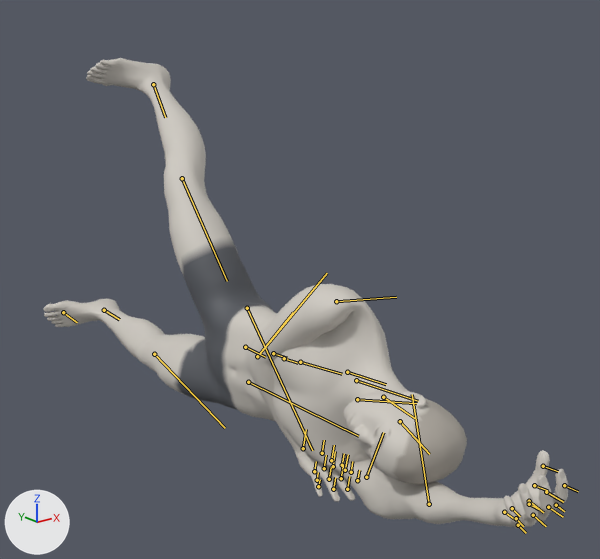
The glTF model exports/hip-abduction.glb, before and after one commit.
Rendered twice from a 50 mm lens placed at (-1.26, -1.81, 1.07), pointed at (0.06, -0.16, 0.41). Arrows for +X, +Y and +Z are at lower left; the lights stay in place. The picture after the commit comes second. Both versions are drawn at frame 54 of the action 'hip-abduction_right'; the numbers are the values there. The bones that change, and the others that lie on the model, are drawn over the model as lines.
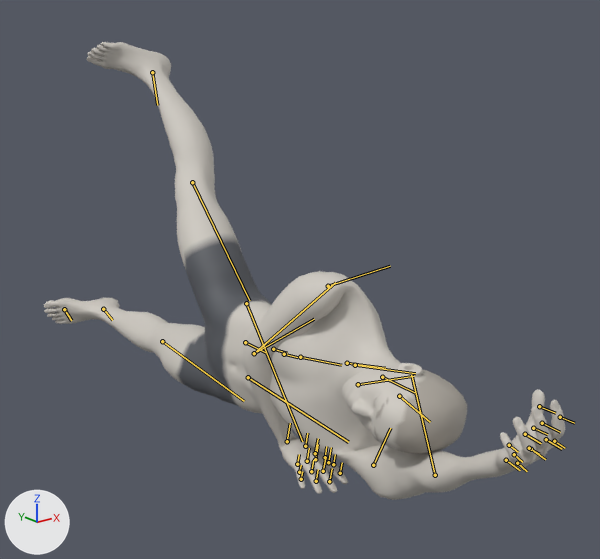
The change, as a diff of the scene's bpy script:
```diff
--- a/exports/hip-abduction.glb.py
+++ b/exports/hip-abduction.glb.py
@@ bone_pelvis @@
 bone_pelvis = bpy.data.objects['Body'].pose.bones['pelvis']  # child of 'Root'
-bone_pelvis.location = (0.003, -0.788, 0.011)
+bone_pelvis.location = (0.003, -0.774, 0.011)
@@ bone_spine_02 @@
 bone_spine_02 = bpy.data.objects['Body'].pose.bones['spine_02']  # child of 'spine_01'
-bone_spine_02.rotation_quaternion = (1.0, 0.008, 0.0, 0.0)  # degrees (1, 0, 0)
+bone_spine_02.rotation_quaternion = (1.0, 0.02, 0.0, 0.0)  # degrees (2, 0, 0)
@@ bone_spine_03 @@
 bone_spine_03 = bpy.data.objects['Body'].pose.bones['spine_03']  # child of 'spine_02'
-bone_spine_03.rotation_quaternion = (1.0, 0.008, 0.0, 0.0)  # degrees (1, 0, 0)
+bone_spine_03.rotation_quaternion = (1.0, 0.02, 0.0, 0.0)  # degrees (2, 0, 0)
@@ bone_spine_04 @@
 bone_spine_04 = bpy.data.objects['Body'].pose.bones['spine_04']  # child of 'spine_03'
-bone_spine_04.rotation_quaternion = (1.0, -0.016, 0.0, 0.0)  # degrees (-2, 0, 0)
+bone_spine_04.rotation_quaternion = (1.0, 0.023, 0.0, 0.0)  # degrees (3, 0, 0)
@@ bone_upperarm_r @@
 bone_upperarm_r = bpy.data.objects['Body'].pose.bones['upperarm_r']  # child of 'clavicle_r'
-bone_upperarm_r.rotation_quaternion = (0.501, 0.137, 0.852, 0.066)  # degrees (-27, 123, -33)
+bone_upperarm_r.rotation_quaternion = (0.483, 0.103, 0.867, 0.068)  # degrees (-22, 125, -25)
@@ bone_lowerarm_r @@
 bone_lowerarm_r = bpy.data.objects['Body'].pose.bones['lowerarm_r']  # child of 'upperarm_r'
-bone_lowerarm_r.rotation_quaternion = (0.967, -0.142, 0.168, 0.131)  # degrees (-14, 21, 13)
+bone_lowerarm_r.rotation_quaternion = (0.983, -0.105, 0.152, 0.002)  # degrees (-12, 17, -2)
@@ bone_hand_r @@
 bone_hand_r = bpy.data.objects['Body'].pose.bones['hand_r']  # child of 'lowerarm_r'
-bone_hand_r.rotation_quaternion = (-0.688, 0.688, 0.144, -0.182)  # degrees (-89, 3, 27)
+bone_hand_r.rotation_quaternion = (-0.655, 0.677, 0.241, -0.233)  # degrees (-92, 0, 39)
@@ bone_thigh_l @@
 bone_thigh_l = bpy.data.objects['Body'].pose.bones['thigh_l']  # child of 'pelvis'
-bone_thigh_l.rotation_quaternion = (0.999, -0.001, -0.001, 0.033)  # degrees (0, 0, 4)
+bone_thigh_l.rotation_quaternion = (1.0, -0.023, 0.0, -0.006)  # degrees (-3, 0, -1)
@@ bone_calf_l @@
 bone_calf_l = bpy.data.objects['Body'].pose.bones['calf_l']  # child of 'thigh_l'
-bone_calf_l.rotation_quaternion = (0.995, -0.072, 0.01, -0.072)  # degrees (-8, 1, -8)
+bone_calf_l.rotation_quaternion = (1.0, -0.017, 0.002, 0.002)  # degrees (-2, 0, 0)
@@ bone_foot_l @@
 bone_foot_l = bpy.data.objects['Body'].pose.bones['foot_l']  # child of 'calf_l'
-bone_foot_l.rotation_quaternion = (0.995, 0.098, -0.016, -0.002)  # degrees (11, -2, 0)
+bone_foot_l.rotation_quaternion = (0.991, 0.058, -0.01, -0.119)  # degrees (7, 0, -14)
@@ bone_thigh_r @@
 bone_thigh_r = bpy.data.objects['Body'].pose.bones['thigh_r']  # child of 'pelvis'
-bone_thigh_r.rotation_quaternion = (0.927, -0.371, 0.036, -0.04)  # degrees (-44, 2, -6)
+bone_thigh_r.rotation_quaternion = (0.946, -0.31, 0.011, -0.098)  # degrees (-36, -2, -11)
@@ bone_calf_r @@
 bone_calf_r = bpy.data.objects['Body'].pose.bones['calf_r']  # child of 'thigh_r'
-bone_calf_r.rotation_quaternion = (0.982, 0.163, -0.01, -0.096)  # degrees (19, 1, -11)
+bone_calf_r.rotation_quaternion = (1.0, 0.017, 0.0, 0.021)  # degrees (2, 0, 2)
@@ bone_foot_r @@
 bone_foot_r = bpy.data.objects['Body'].pose.bones['foot_r']  # child of 'calf_r'
-bone_foot_r.rotation_quaternion = (0.989, -0.14, 0.02, 0.043)  # degrees (-16, 3, 5)
+bone_foot_r.rotation_quaternion = (0.994, -0.058, 0.011, -0.094)  # degrees (-7, 1, -11)
```

Boxes (x1, y1, x2, y2) around the edits, measured in the pictures (600 x 559 px):
'Mesh_0', posed
    before: (44, 58, 568, 528)
    after: (44, 42, 565, 500)
bone 'pelvis', root to tip
    before: (245, 347) to (265, 357)
    after: (245, 342) to (265, 352)
bone 'spine_02', root to tip
    before: (284, 358) to (298, 363)
    after: (284, 354) to (298, 357)
bone 'spine_03', root to tip
    before: (300, 362) to (342, 374)
    after: (300, 357) to (341, 365)
bone 'spine_04', root to tip
    before: (347, 372) to (386, 384)
    after: (347, 363) to (385, 368)
bone 'upperarm_r', root to tip
    before: (336, 301) to (396, 297)
    after: (328, 286) to (390, 266)
bone 'lowerarm_r', root to tip
    before: (257, 356) to (293, 312)
    after: (254, 353) to (314, 319)
bone 'hand_r', root to tip
    before: (303, 448) to (306, 429)
    after: (287, 441) to (290, 423)
bone 'thigh_l', root to tip
    before: (248, 382) to (358, 436)
    after: (248, 377) to (348, 442)
bone 'calf_l', root to tip
    before: (154, 354) to (225, 428)
    after: (162, 341) to (244, 401)
bone 'foot_l', root to tip
    before: (104, 310) to (119, 319)
    after: (103, 309) to (112, 320)
bone 'thigh_r', root to tip
    before: (247, 308) to (312, 450)
    after: (246, 303) to (302, 441)
bone 'calf_r', root to tip
    before: (182, 178) to (227, 281)
    after: (192, 182) to (249, 300)
bone 'foot_r', root to tip
    before: (153, 84) to (165, 117)
    after: (152, 72) to (157, 105)
